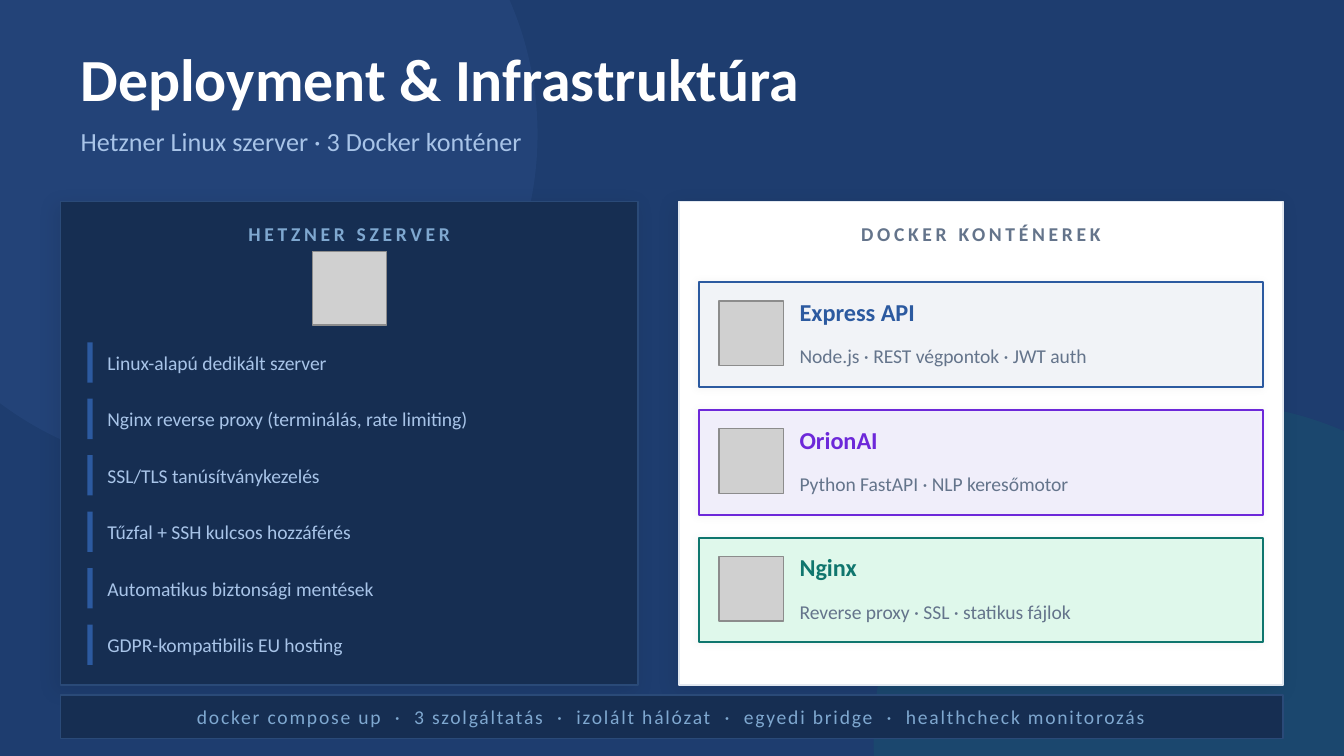
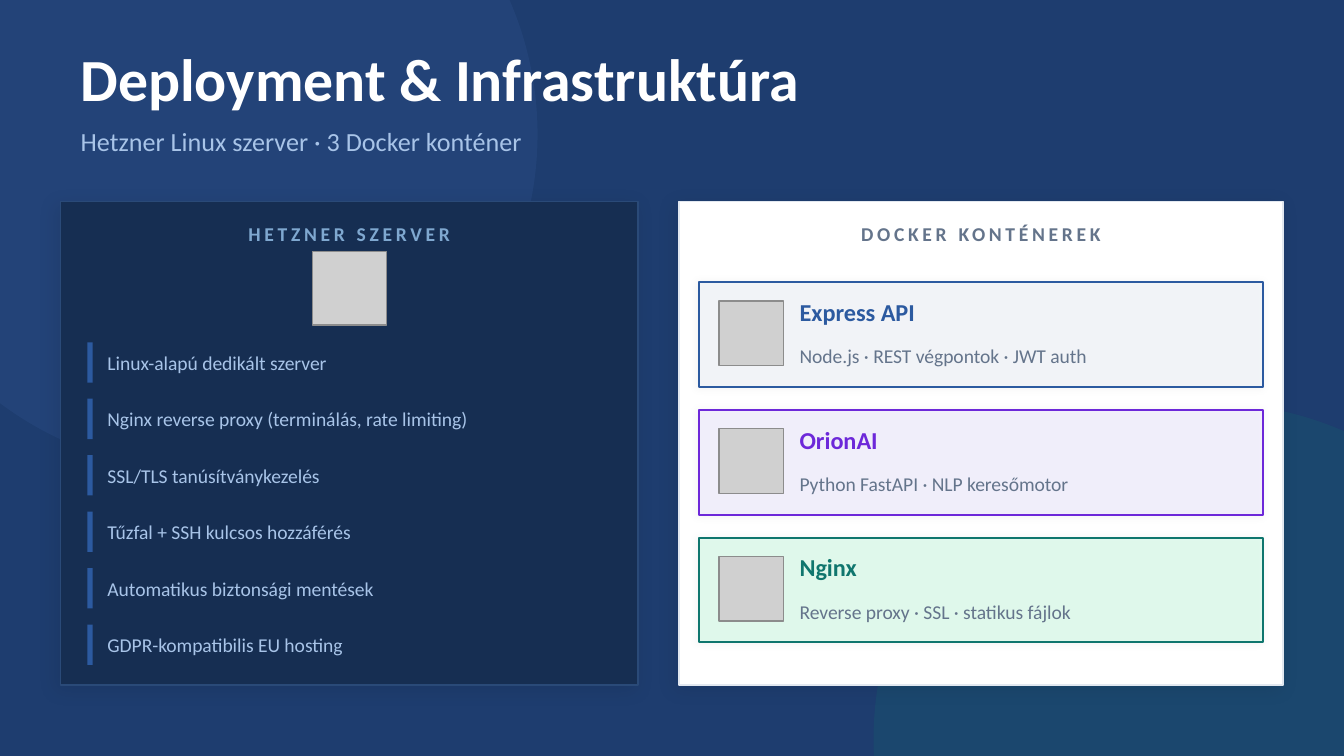
Before and after one commit to DomonkosTech/Orion, a slide deck: slide 15 of docs/Orion_Prezentacio.pptx (slide 14 before the commit). Drawn at 1344x756 pixels with LibreOffice and Linux fonts; fonts in the diff are those of the drawing; grey boxes stand for pictures. Boxes give left, top, right and bottom in pixels: in the first picture for what was removed or moved away, otherwise in the second. Text is boxed around its words. In the diff, an @@ line names an element or a change of style, - is before the commit and + after.

```diff
--- a/docs/Orion_Prezentacio.pptx
+++ b/docs/Orion_Prezentacio.pptx
@@ rectangle removed at box(60, 695, 1284, 738) @@
@@ text removed at box(197, 710, 1144, 728) @@
-docker compose up · 3 szolgáltatás · izolált hálózat · egyedi bridge · healthcheck monitorozás
```
Also in this commit, not shown: 11 other slides changed, 5 slides added, 1 other file.
